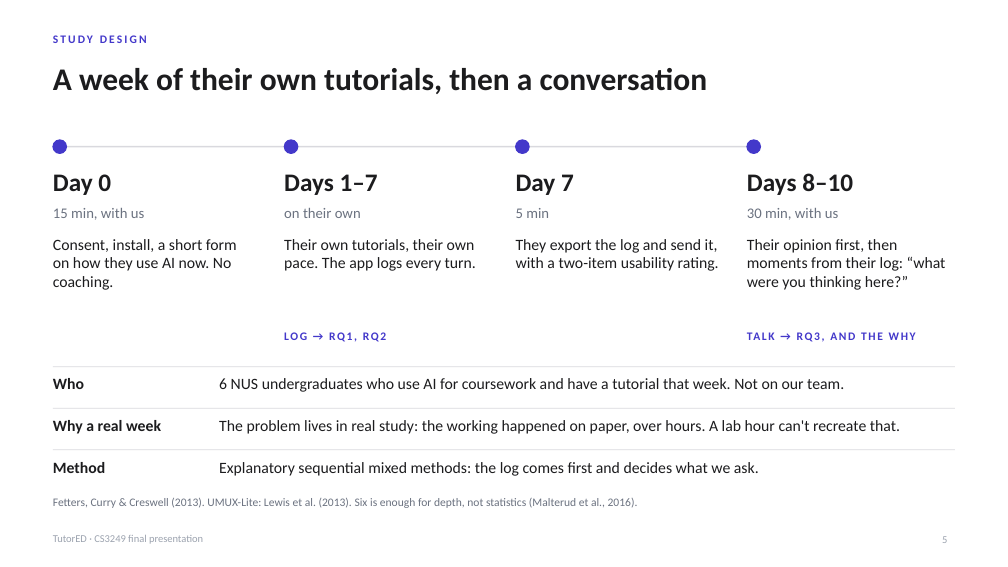
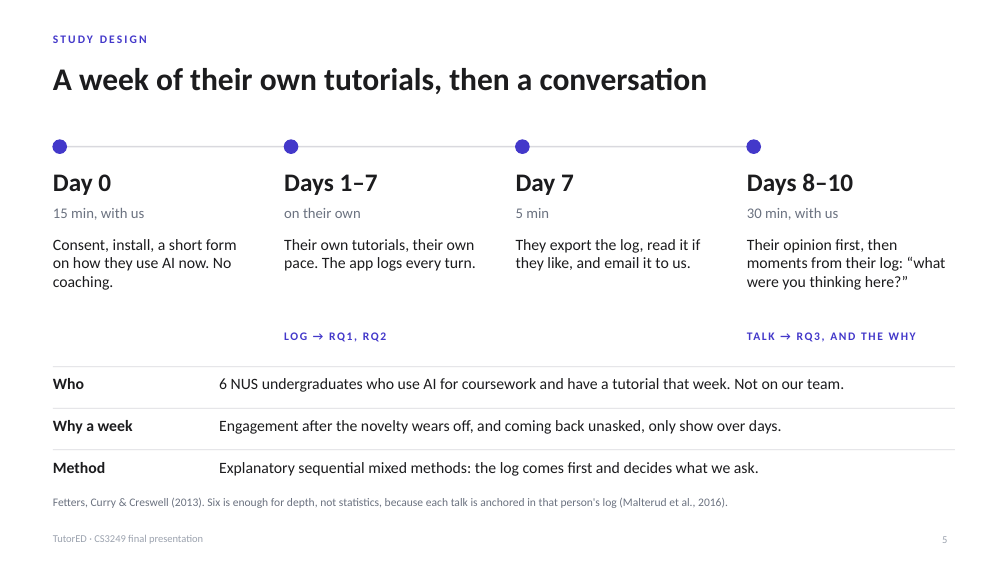
Before and after one commit to lucasisnotcool/ChatterED, a slide deck: slide 5 of docs/group/final-presentation/UserStudy_Lucas.pptx. Drawn at 1008x567 pixels with LibreOffice and Linux fonts; fonts in the diff are those of the drawing. Boxes give left, top, right and bottom in pixels: in the first picture for what was removed or moved away, otherwise in the second. Text is boxed around its words. In the diff, an @@ line names an element or a change of style, - is before the commit and + after.

```diff
--- a/docs/group/final-presentation/UserStudy_Lucas.pptx
+++ b/docs/group/final-presentation/UserStudy_Lucas.pptx
@@ text at [516,239,700,271]: text changed @@
-They export the log and send it, with a two-item usability rating.
+They export the log, read it if they like, and email it to us.
@@ text at [53,420,133,434]: text changed @@
-Why a real week
+Why a week
@@ text at [219,420,782,434]: text changed @@
-The problem lives in real study: the working happened on paper, over hours. A lab hour can't recreate that.
+Engagement after the novelty wears off, and coming back unasked, only show over days.
@@ text at [53,498,728,508]: text changed @@
-Fetters, Curry & Creswell (2013). UMUX-Lite: Lewis et al. (2013). Six is enough for depth, not statistics (Malterud et al., 2016).
+Fetters, Curry & Creswell (2013). Six is enough for depth, not statistics, because each talk is anchored in that person's log (Malterud et al., 2016).
```
Also in this commit, not shown: 3 other slides changed, 1 other file.
